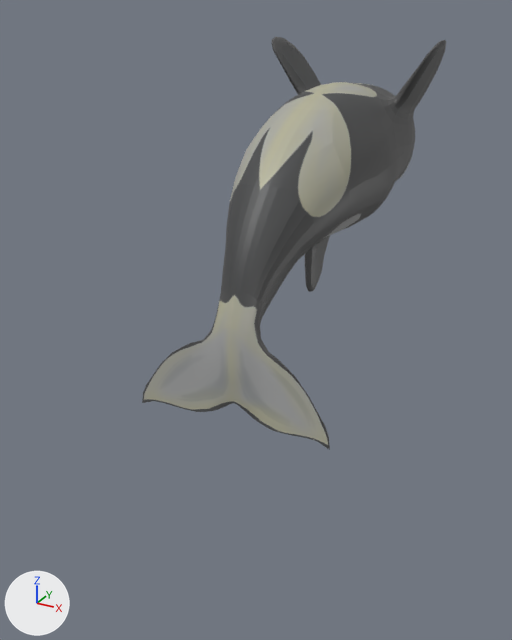
What one commit did to the FBX model FirstPersonWhale/Assets/Animation/scarlet_celebrate.fbx.
The view is the same before and after, from a 50 mm camera at (1.6, -4.2, 3.18) aimed at (-0.15, -1.01, 1.58). The axes (+X, +Y, +Z) are drawn at lower left. The lights are the same throughout. Both versions are drawn at frame 21 of the action 'Take 001'; the numbers are the values there.

In view in the first picture: 'luna:luna_geo'.
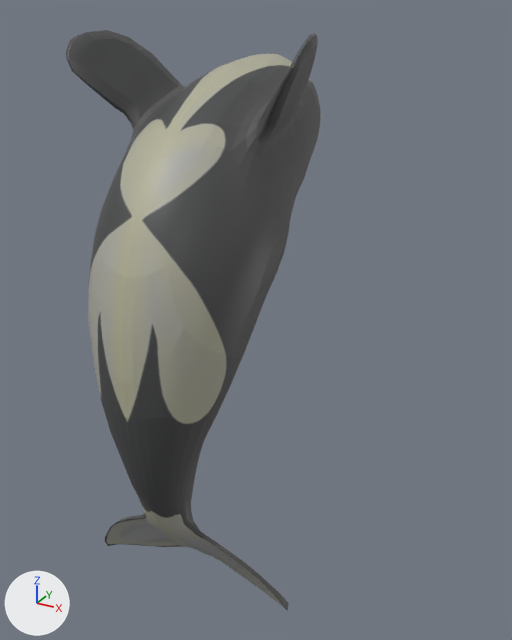
Where the change shows, as pixel boxes (x1, y1, x2, y2) in the pictures (512 x 640 px):
'luna:luna_geo', posed (16% narrower, 41% taller)
    before: (142, 37, 446, 450)
    after: (66, 30, 321, 611)
bone 'luna:center_root_bind_joint', root to tip
    before: (366, 144) to (363, 191)
    after: (250, 137) to (265, 189)
bone 'luna:center_chest_bind_joint', root to tip
    before: (338, 158) to (338, 232)
    after: (206, 206) to (250, 238)
bone 'luna:center_tail_1_bind_joint', root to tip
    before: (304, 183) to (310, 227)
    after: (178, 310) to (208, 314)
bone 'luna:center_tail_2_bind_joint', root to tip
    before: (282, 210) to (292, 242)
    after: (166, 376) to (195, 366)
bone 'luna:center_tail_3_bind_joint', root to tip
    before: (265, 243) to (277, 265)
    after: (161, 430) to (186, 411)
bone 'luna:center_tail_4_bind_joint', root to tip
    before: (251, 277) to (267, 287)
    after: (163, 471) to (186, 443)
bone 'luna:left_fluke_1_bind_joint', root to tip
    before: (250, 373) to (265, 360)
    after: (198, 541) to (213, 513)
bone 'luna:left_fluke_2_bind_joint', root to tip
    before: (273, 392) to (291, 379)
    after: (226, 556) to (245, 527)
bone 'luna:left_fluke_3_bind_joint', root to tip
    before: (297, 415) to (318, 400)
    after: (254, 577) to (277, 545)
bone 'luna:right_fluke_1_bind_joint', root to tip
    before: (219, 367) to (205, 380)
    after: (167, 531) to (158, 562)
bone 'luna:right_fluke_2_bind_joint', root to tip
    before: (197, 376) to (184, 390)
    after: (150, 531) to (143, 564)
bone 'luna:right_fluke_3_bind_joint', root to tip
    before: (174, 386) to (158, 403)
    after: (132, 534) to (125, 571)
bone 'luna:center_dorsal_fin_3_bind_joint', root to tip
    before: (314, 271) to (322, 265)
    after: (241, 316) to (246, 295)
bone 'luna:center_neck_bind_joint', root to tip
    before: (366, 144) to (363, 168)
    after: (250, 137) to (256, 167)
bone 'luna:center_head_bind_joint', root to tip
    before: (371, 144) to (364, 180)
    after: (261, 121) to (268, 168)

The edits, one by one:
Bone 'luna:center_root_bind_joint' (bone_luna_center_root_bind_joint) moves from (103.5, 192.8, 0.0) to (-45.1, 222.9, -0.8).
Bone 'luna:center_root_bind_joint' (bone_luna_center_root_bind_joint) turns from (0, 0, 179) to (0, -1, -152) degrees about its own x, y and z.
Bone 'luna:center_chest_bind_joint' (bone_luna_center_chest_bind_joint) turns from (0, 0, 9) to (0, 0, 31) degrees about its own x, y and z.
Bone 'luna:center_tail_1_bind_joint' (bone_luna_center_tail_1_bind_joint) turns from (0, 0, 19) to (-2, 0, 16) degrees about its own x, y and z.
Bone 'luna:center_tail_2_bind_joint' (bone_luna_center_tail_2_bind_joint) turns from (1, -2, 15) to (1, -1, 12) degrees about its own x, y and z.
Bone 'luna:center_tail_3_bind_joint' (bone_luna_center_tail_3_bind_joint) turns from (0, 0, 12) to (0, 0, 13) degrees about its own x, y and z.
Bone 'luna:center_tail_4_bind_joint' (bone_luna_center_tail_4_bind_joint) turns from (0, 0, 20) to (0, 0, 16) degrees about its own x, y and z.
Bone 'luna:left_fluke_1_bind_joint' (bone_luna_left_fluke_1_bind_joint) turns from (0, 0, 0) to (0, 0, -3) degrees about its own x, y and z.
Bone 'luna:left_fluke_2_bind_joint' (bone_luna_left_fluke_2_bind_joint) turns from (0, 0, 0) to (0, 0, -3) degrees about its own x, y and z.
Bone 'luna:left_fluke_3_bind_joint' (bone_luna_left_fluke_3_bind_joint) turns from (0, 0, 0) to (0, 0, -3) degrees about its own x, y and z.
Bone 'luna:right_fluke_1_bind_joint' (bone_luna_right_fluke_1_bind_joint) turns from (0, 0, 0) to (0, 0, -3) degrees about its own x, y and z.
Bone 'luna:right_fluke_2_bind_joint' (bone_luna_right_fluke_2_bind_joint) turns from (0, 0, 0) to (0, 0, -3) degrees about its own x, y and z.
Bone 'luna:right_fluke_3_bind_joint' (bone_luna_right_fluke_3_bind_joint) turns from (0, 0, 0) to (0, 0, -3) degrees about its own x, y and z.
Bone 'luna:center_dorsal_fin_3_bind_joint' (bone_luna_center_dorsal_fin_3_bind_joint) turns from (0, 0, 9) to (0, 0, 11) degrees about its own x, y and z.
Bone 'luna:center_neck_bind_joint' (bone_luna_center_neck_bind_joint) turns from (0, -7, -10) to (1, -7, -8) degrees about its own x, y and z.
Bone 'luna:center_head_bind_joint' (bone_luna_center_head_bind_joint) turns from (0, -9, -15) to (0, -8, -5) degrees about its own x, y and z.
